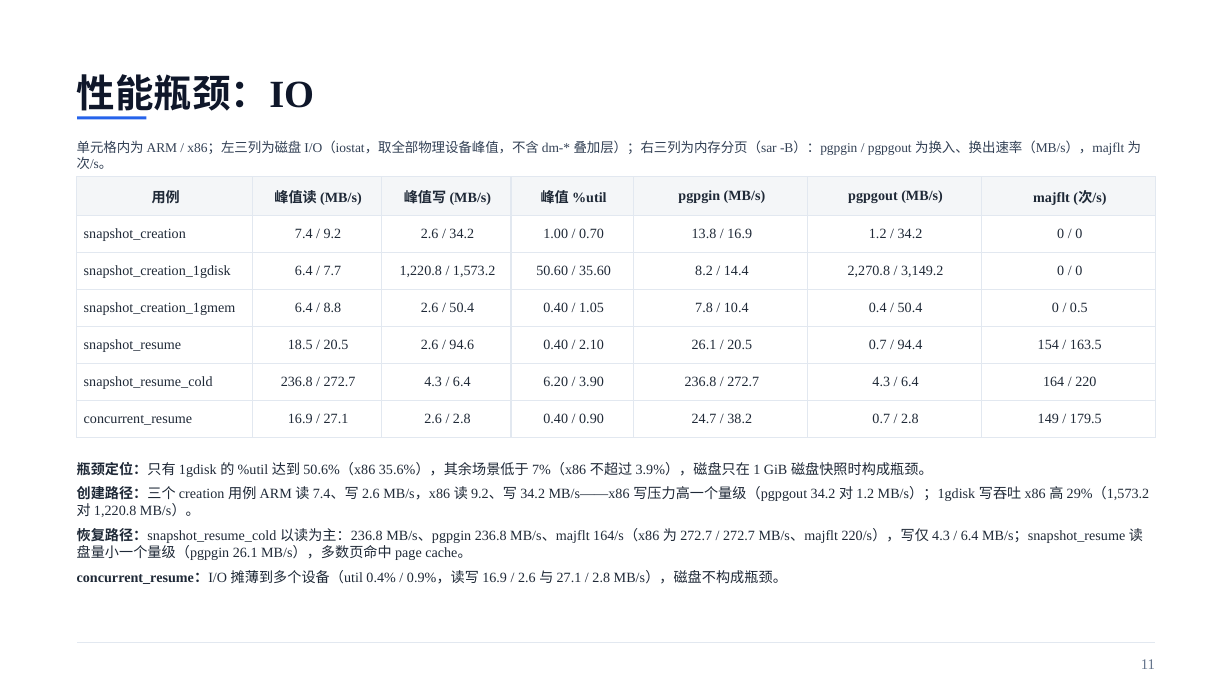
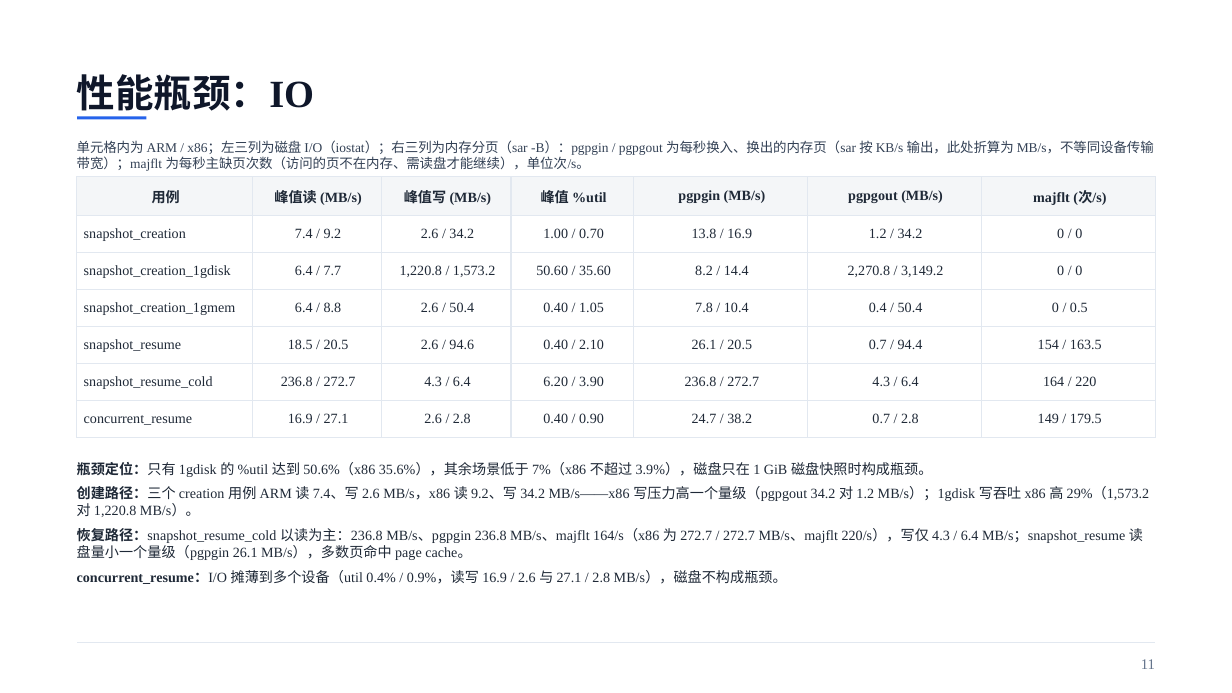
Before and after one commit to liushiqin-647/aenv, a slide deck: slide 11 of agentenv_20261102_polished.pptx. Drawn at 1232x693 pixels with LibreOffice and Linux fonts; fonts in the diff are those of the drawing. Boxes give left, top, right and bottom in pixels: in the first picture for what was removed or moved away, otherwise in the second. Text is boxed around its words. In the diff, an @@ line names an element or a change of style, - is before the commit and + after.

```diff
--- a/agentenv_20261102_polished.pptx
+++ b/agentenv_20261102_polished.pptx
@@ text at (77,140,1154,171): text changed @@
-单元格内为 ARM / x86；左三列为磁盘 I/O（iostat，取全部物理设备峰值，不含 dm-* 叠加层）；右三列为内存分页（sar -B）：pgpgin / pgpgout 为换入、换出速率（MB/s），majflt 为次/s。
+单元格内为 ARM / x86；左三列为磁盘 I/O（iostat）；右三列为内存分页（sar -B）：pgpgin / pgpgout 为每秒换入、换出的内存页（sar 按 KB/s 输出，此处折算为 MB/s，不等同设备传输带宽）；majflt 为每秒主缺页次数（访问的页不在内存、需读盘才能继续），单位次/s。
```
Also in this commit, not shown: 4 other slides changed.
